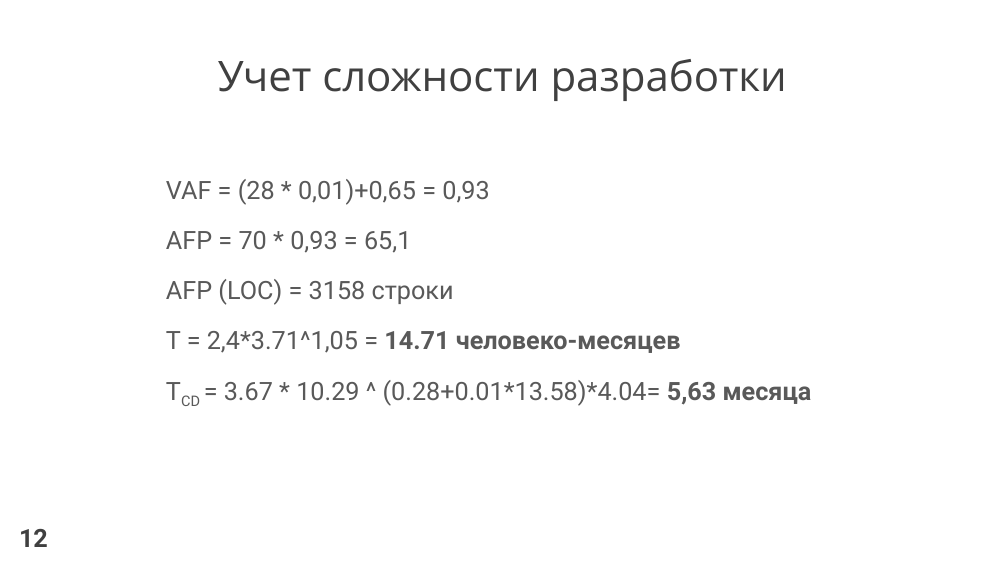
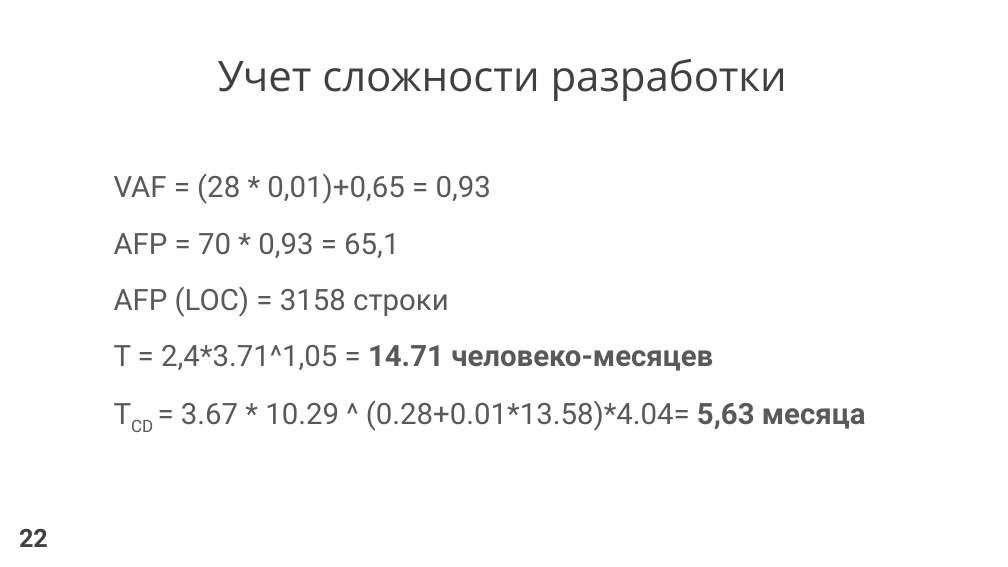
Before and after one commit to venera13/diploma, a slide deck: slide 22 of защита/защита, выступление/ЛобановаВА.pptx (slide 12 before the commit). Drawn at 1008x567 pixels with LibreOffice and Linux fonts; fonts in the diff are those of the drawing. Boxes give left, top, right and bottom in pixels: in the first picture for what was removed or moved away, otherwise in the second. Text is boxed around its words. In the diff, an @@ line names an element or a change of style, - is before the commit and + after.

```diff
--- a/защита/защита, выступление/ЛобановаВА.pptx
+++ b/защита/защита, выступление/ЛобановаВА.pptx
@@ text "VAF = (28 * 0,01)+0,65 ...": place and size @@
-text "VAF = (28 * 0,01)+0,65 ..." at [166,179,812,406]
+text "VAF = (28 * 0,01)+0,65 ..." at [114,173,866,431]
@@ text "VAF = (28 * 0,01)+0,65 ..." at [114,173,866,431]: size 24 to 28 pt @@
@@ text at [19,529,48,547]: text changed @@
-12
+22
```
Also in this commit, not shown: 21 other slides changed, 2 slides removed, 1 other file.
